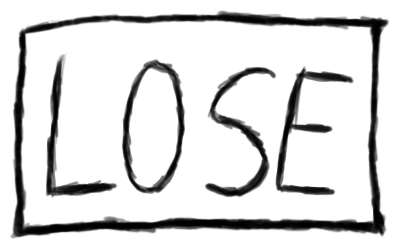
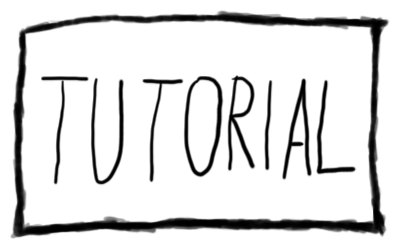
Comparing the layer stacks of the two 400 x 250 images. Changes:
added layer "Tutorial" above "Menu" over [41, 75, 357, 186]
hid "Lose" over [45, 52, 354, 198]
